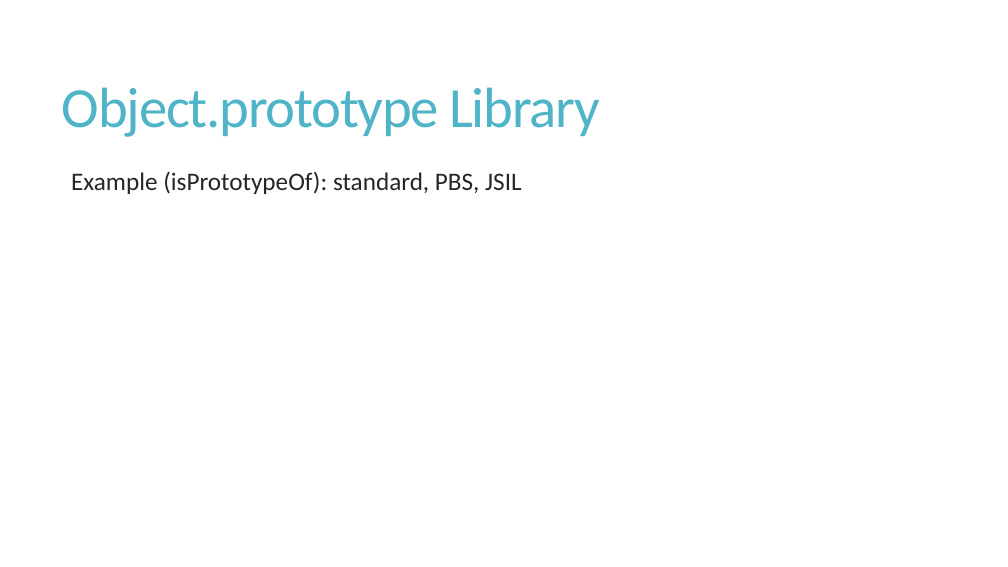
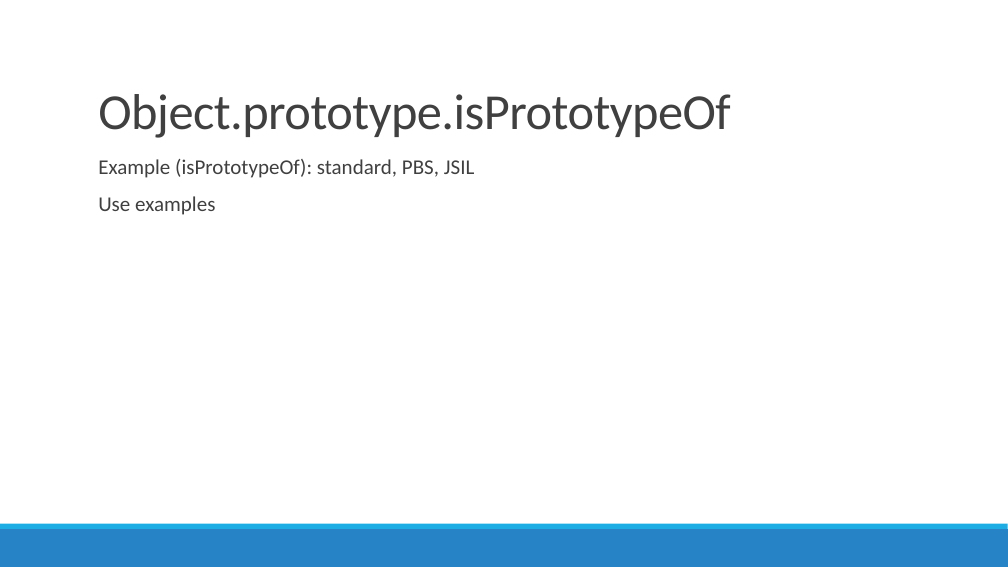
Before and after one commit to amqzhu/JSIL_report, a slide deck: slide 8 of presentation.pptx (slide 7 before the commit). Drawn at 1008x567 pixels with LibreOffice and Linux fonts; fonts in the diff are those of the drawing. Boxes give left, top, right and bottom in pixels: in the first picture for what was removed or moved away, otherwise in the second. Text is boxed around its words. In the diff, an @@ line names an element or a change of style, - is before the commit and + after.

```diff
--- a/presentation.pptx
+++ b/presentation.pptx
@@ title "Object.prototype.isPrototypeOf" at bbox=[98, 94, 731, 138]: vertical alignment middle to bottom @@
@@ title at bbox=[98, 94, 731, 138]: text changed; size 54 to 48 pt; text colour #50B4C8 to #404040 @@
-Object.prototype Library
+Object.prototype.isPrototypeOf
@@ text "Example (isPrototypeOf): standard, PBS, JSIL": place and size @@
-text "Example (isPrototypeOf): standard, PBS, JSIL" at bbox=[71, 171, 522, 194]
+text "Example (isPrototypeOf): standard, PBS, JSIL" at bbox=[98, 159, 474, 215]
@@ text at bbox=[98, 159, 474, 178]: size 24 to 20 pt, text colour #262626 to #404040 in "Example (isPrototypeOf): standard, PBS, JSIL"; line spacing 0.85 to 0.9; more space between paragraphs @@
@@ text at bbox=[98, 196, 215, 215]: paragraph added @@
+  Use examples
@@ rectangle added at bbox=[0, 529, 1008, 567], fill #2683C6 @@
@@ rectangle added at bbox=[0, 524, 1008, 529], fill #1CADE4 @@
```
Also in this commit, not shown: 6 other slides changed, 7 slides added, 6 slides removed, 1 other file.
